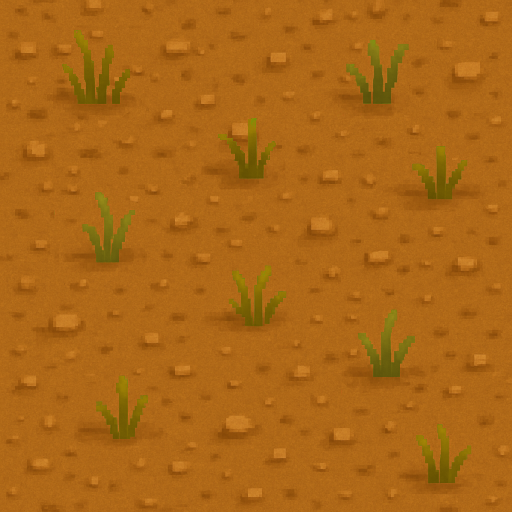
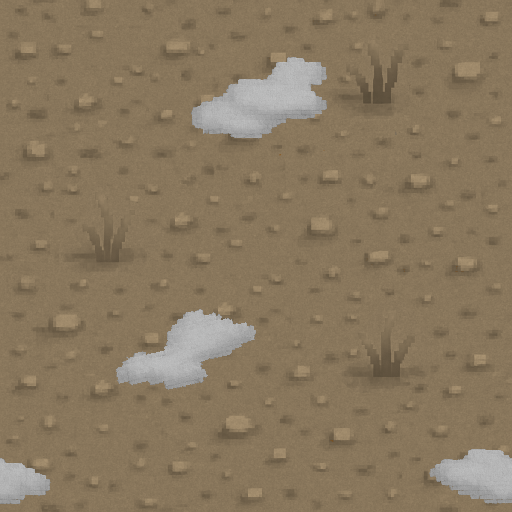
The second 512 x 512 image is a revision of the first. Changes to its layers:
showed "grass_winter", painted on it over [0, 10, 512, 504]
hid "grass_autumn" over [16, 10, 497, 499]
added layer "empty_winter" above "empty" over [0, 0, 512, 512]
hid "empty" over [0, 0, 512, 512]
